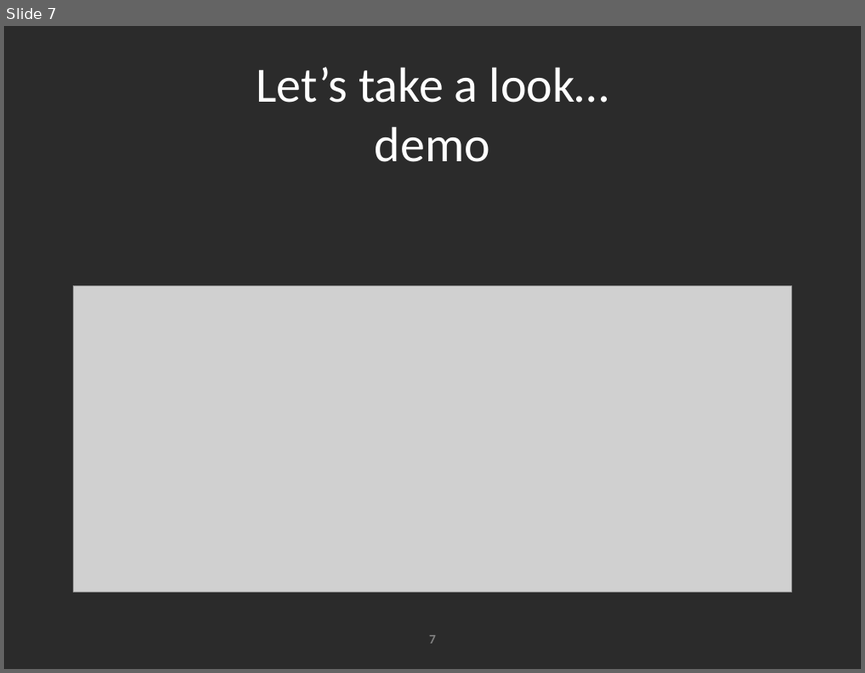
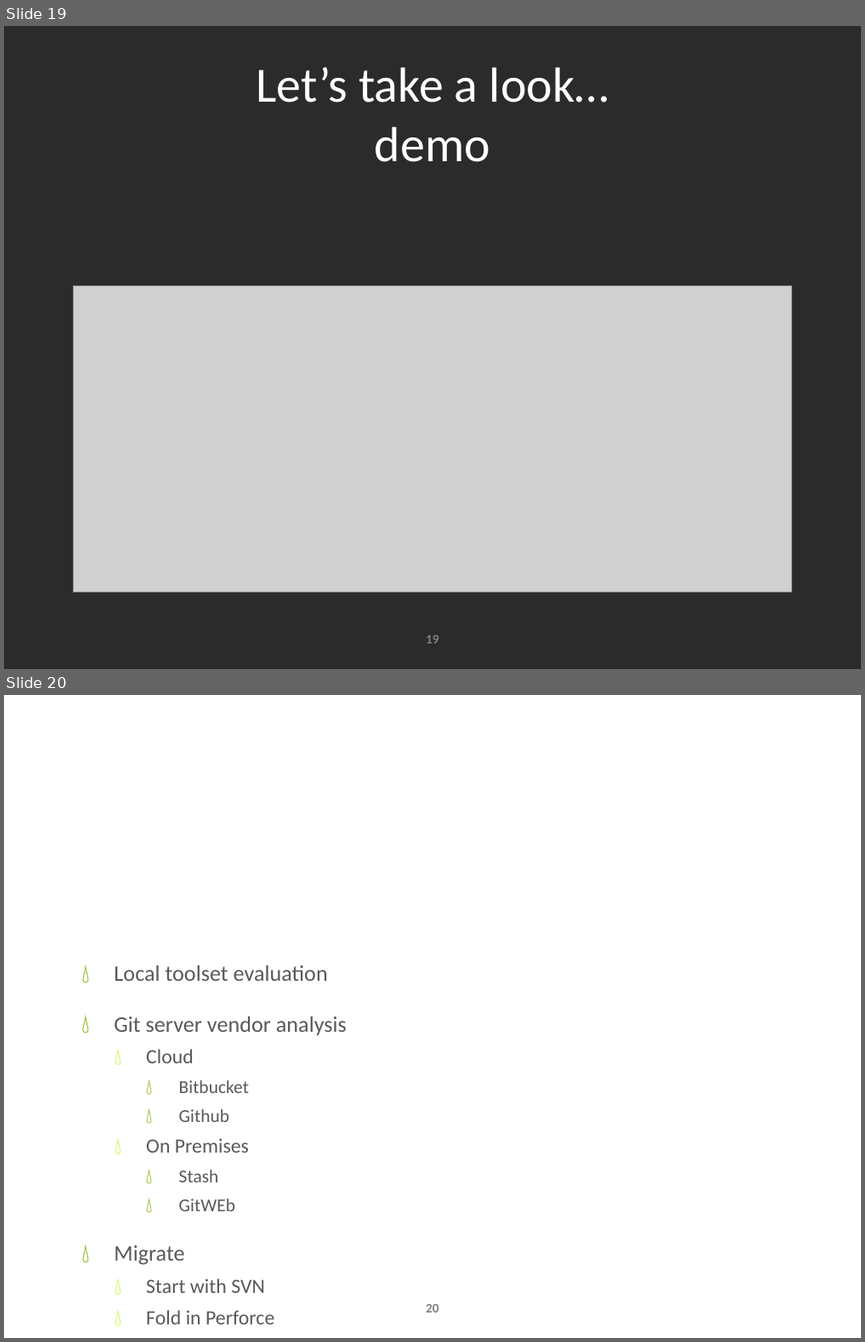
Before and after one commit to kevin-j-m/fedex-day, a slide deck: Fed Ex Days - Source Code Control presentation.pptx. Shown one above the other, each under a label of ours: slide 7 before the commit, slides 19 and 20 after it. The pictures are 865x673 and 865x1342 pixels, drawn with LibreOffice and Linux fonts; fonts in the diff are those of the drawing; grey boxes stand for pictures; background and template pictures are left out; a plain dark background stands for a picture behind light text. Boxes give left, top, right and bottom in pixels: in the first picture for what was removed or moved away, otherwise in the second. Text is boxed around its words. In the diff, an @@ line names an element or a change of style, - is before the commit and + after.

```diff
--- a/Fed Ex Days - Source Code Control presentation.pptx
+++ b/Fed Ex Days - Source Code Control presentation.pptx
@@ slide 20 added at bbox=[4, 695, 861, 1338], background picture (left out) @@
@@ title added at bbox=[46, 727, 818, 834], 46 pt, text #FFFFFF @@
+Next Steps
@@ text added at bbox=[114, 965, 347, 1324], 18.7 pt, text #595959 @@
+💧 Local toolset evaluation
+💧 Git server vendor analysis
+  💧 Cloud
+    💧 Bitbucket
+    💧 Github
+  💧 On Premises
+    💧 Stash
+    💧 GitWEb
+💧 Migrate
+  💧 Start with SVN
+  💧 Fold in Perforce
@@ page number added at bbox=[426, 1304, 439, 1312], 11 pt, text #808080, bold @@
+20
@@ what was slide 7 is now slide 19 @@
@@ page number at bbox=[426, 635, 439, 643]: text changed @@
-7
+19
```
Also in this commit, not shown: 6 slides changed, 15 other slides added, 1 slide removed.
